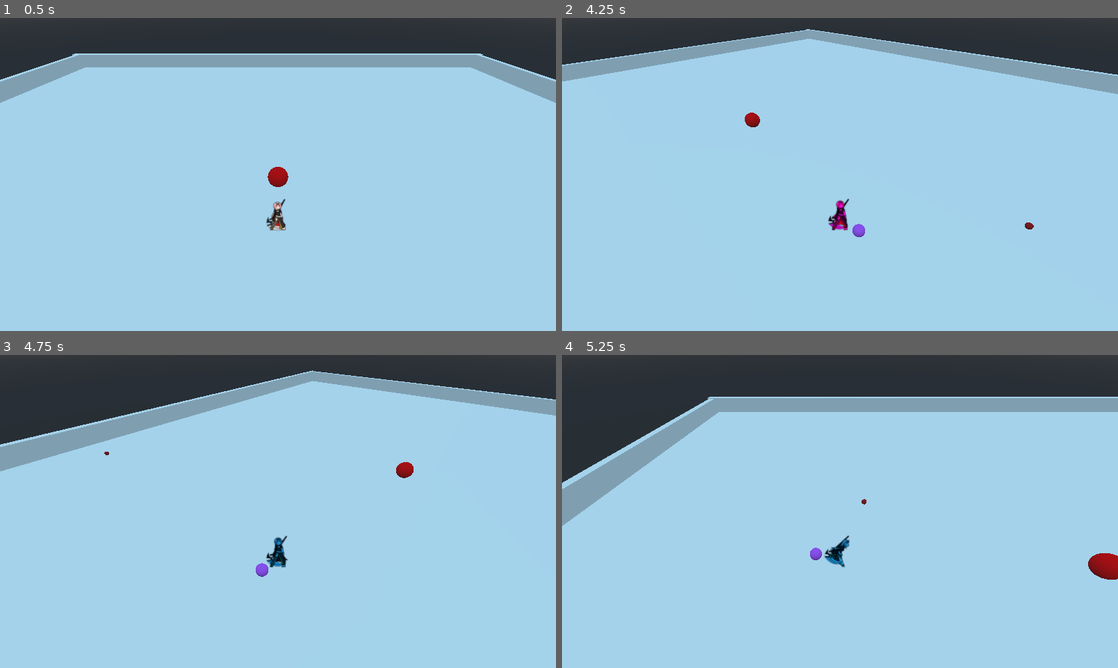
Above: before the commit, frames 1-4 (two rows, left to right).
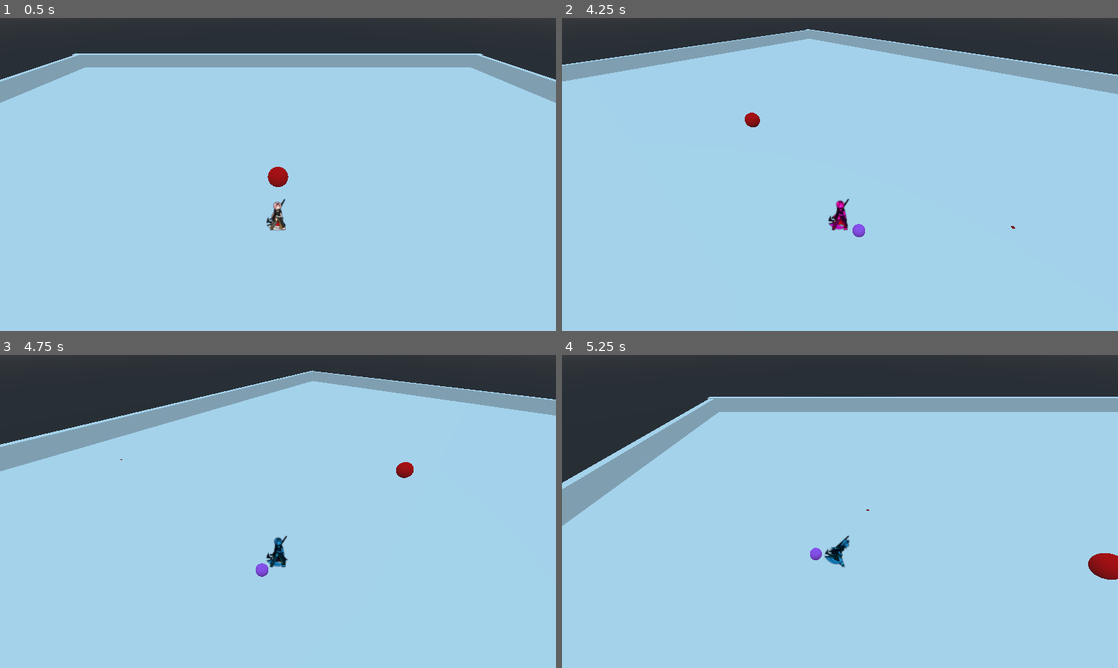
Above: after the commit, the same moments.

Repository: jeyao14/ProjectAeronautica
Game: Godot game, scene res://World/Spatial.tscn
Two runs of this game, one before a commit and one after it. Both use one fixed random seed, a clock stepped at 60 frames per second and the inputs below.
Inputs (mouse positions are in pixels of both pictures, inside the frame that each line leads up to):
- Up to frame 1 (0.5 s): no input
- Up to frame 2 (4.25 s): move the mouse to (962, 158) at 0.52 s; hold E (c_rotate_right) 0.53-1.28 s; tap K (testinput, bound only after the commit) at 0.6, 1.55, 2.3, 3.05, 3.8 s; move the mouse to (728, 190) at 1.27 s; hold S (move_back) 1.28-2.03 s; tap Shift (dodgeroll) at 1.35 s; move the mouse to (895, 105) at 2.02 s; press the mouse at (895, 105) at 2.03 s; hold E (c_rotate_right) 2.03-2.78 s; move the mouse to (812, 237) at 2.77 s; release the mouse at (812, 237) at 2.78 s; hold W (move_forward) 2.78-3.53 s; tap 1 (swap_character_1) at 2.85 s; move the mouse to (1006, 221) at 3.52 s; hold Q (c_rotate_left) from 3.53 s (still down); tap 2 (swap_character_2) at 3.6 s
- Up to frame 3 (4.75 s): keep holding Q (c_rotate_left); move the mouse to (111, 464) at 4.27 s; tap 3 (swap_character_3) at 4.35 s; tap K (testinput, bound only after the commit) at 4.55 s
- Up to frame 4 (5.25 s): move the mouse to (867, 511) at 5.02 s; release Q (c_rotate_left) at 5.03 s; hold S (move_back) from 5.03 s (still down); tap Space (use_ability) at 5.1 s

Frame 1 is identical in both runs. In frame 2, less than 0.1% of the frame differs, in the area x 80-85%, y 65-68%; in frame 3, less than 0.1%; in frame 4, less than 0.1%.

Commit message:
fixed mouse to global position conversion

Diff:
--- a/src/Characters/Shared/CharacterHandler.gd
+++ b/src/Characters/Shared/CharacterHandler.gd
@@ -17,6 +17,7 @@
 var ACTIVE_CHARACTER
 onready var CAMERABOOM = $CameraObject/CameraBoom
 onready var CAMERA = $CameraObject/CameraBoom/Camera
+onready var CAMERARAY = $CameraObject/CameraBoom/Camera/RayCast
 onready var CURSOR = $Cursor;
 var dash_timer = false;
 
@@ -107,15 +108,28 @@
 		swap_character_stats()
 
 func get_global_cursor_pos():
-
+	var space = get_world().direct_space_state
 	var playerpos = ACTIVE_CHARACTER.global_transform.origin
-	var dropPlane = Plane(Vector3(0,1,0), playerpos.y)
+#	var dropPlane = Plane(Vector3(0,1,0), 0)
 
 	var mousepos = get_viewport().get_mouse_position();
 	var origin = CAMERA.project_ray_origin(mousepos);
 	var target = origin + CAMERA.project_ray_normal(mousepos) * 1000;
 
-	CURSOR.global_transform.origin = dropPlane.intersects_ray(origin, target) + Vector3(0,1,0);
+	var result = space.intersect_ray(origin, target);
+	if(result):
+		CURSOR.visible = true;
+		CURSOR.global_transform.origin = result.position;
+	else:
+		CURSOR.visible = false;
+
+#	CAMERARAY.global_transform_origin = origin;
+#	CAMERARAY.cast_to = CAMERA.project_ray_normal(mousepos) * 1000;
+#	CURSOR.global_transform.origin = CAMERARAY.get_
+
+	if Input.is_action_just_pressed("testinput"):
+		print("Mouse Position: ", mousepos)
+		print("Global Position: ", CURSOR.global_transform.origin)
 
 
 
--- a/src/project.godot
+++ b/src/project.godot
@@ -29,7 +29,7 @@
 window/size/width=1920
 window/size/height=1080
 mouse_cursor/custom_image="res://Assets/target_cursor.png"
-mouse_cursor/tooltip_position_offset=Vector2( -16, -16 )
+mouse_cursor/tooltip_position_offset=Vector2( 0, 0 )
 window/stretch/mode="2d"
 window/stretch/aspect="keep"
 
@@ -104,6 +104,11 @@
 "events": [ Object(InputEventKey,"resource_local_to_scene":false,"resource_name":"","device":0,"alt":false,"shift":false,"control":false,"meta":false,"command":false,"pressed":false,"scancode":16777238,"physical_scancode":0,"unicode":0,"echo":false,"script":null)
  ]
 }
+testinput={
+"deadzone": 0.5,
+"events": [ Object(InputEventKey,"resource_local_to_scene":false,"resource_name":"","device":0,"alt":false,"shift":false,"control":false,"meta":false,"command":false,"pressed":false,"scancode":75,"physical_scancode":0,"unicode":0,"echo":false,"script":null)
+ ]
+}
 
 [layer_names]
 
